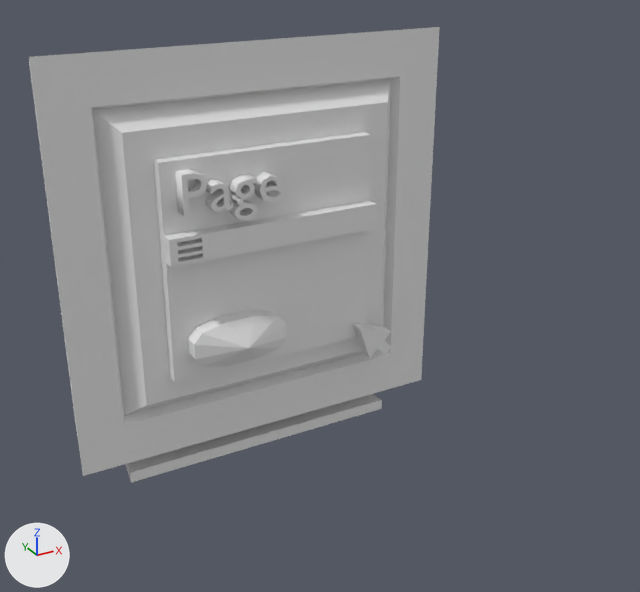
Two versions of the FBX model src/assets/models/webCrtMonitor.fbx, one commit apart.
Rendered twice from a 50 mm lens placed at (-4.13, -11.45, 4.15), pointed at (1.2, -1.77, -0.69). Every picture has the same lights, and +X, +Y and +Z are marked at lower left. Where no turn or scale is listed for an object, it has been applied to the vertices.

Objects in the first picture: 'Button', 'CrtMonitor', 'Cursor', 'Text', 'WebBase', 'WebNav'.
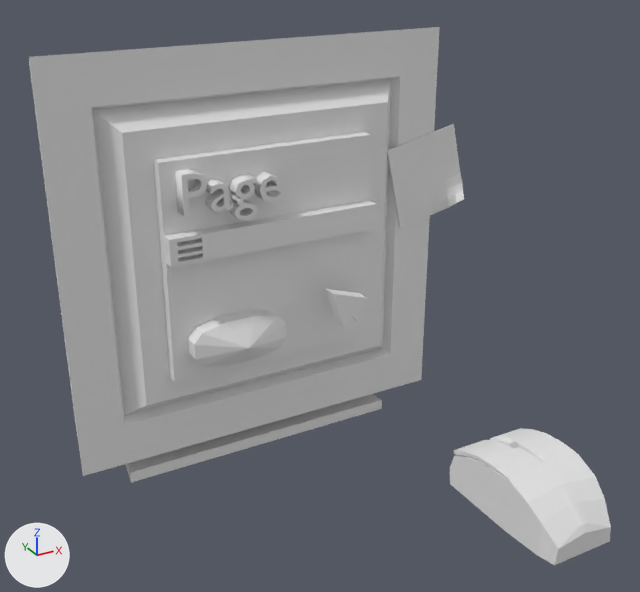
The newer file is also turned or shifted as a whole; pictures and numbers use the older file's frame.

The change, as JSON lines over the scene's bpy script:
```json
{"op": "add", "block": "me_cube_005", "code": ["me_cube_005 = bpy.data.meshes.new('Cube.005')", "me_cube_005.from_pydata(...)  # 120 vertices, 107 faces; spans x 1.33..2.48, y -1.51..0.46, z -2.93..-2.11"]}
{"op": "add", "block": "me_cube_004", "code": ["me_cube_004 = bpy.data.meshes.new('Cube.004')", "me_cube_004.from_pydata(...)  # 72 vertices, 70 faces; spans x 1.909..3.164, y -1.717..-1.44, z -0.059..1.349"]}
{"op": "set", "path": "ob_cursor.location", "old": "(1.62, -1.84, -0.97)", "new": "(0.99, -2.17, -0.18)"}
{"op": "add", "block": "ob_mouse", "code": ["ob_mouse = bpy.data.objects.new('Mouse', me_cube_005)", "ob_mouse.location = (1.0, -3.85, -0.18)"]}
{"op": "add", "block": "ob_postitnote", "code": ["ob_postitnote = bpy.data.objects.new('PostitNote', me_cube_004)", "ob_postitnote.location = (0.51, 0.0, 0.0)"]}
```

Pixel boxes (x1, y1, x2, y2) of what changed, in the pictures (640 x 592 px):
```json
{"object": "Mouse", "change": "added", "after": [450, 428, 611, 565]}
{"object": "PostitNote", "change": "added", "after": [387, 124, 464, 228]}
{"object": "Cursor", "change": "moved", "before": [353, 324, 392, 359], "after": [326, 289, 368, 327]}
```
